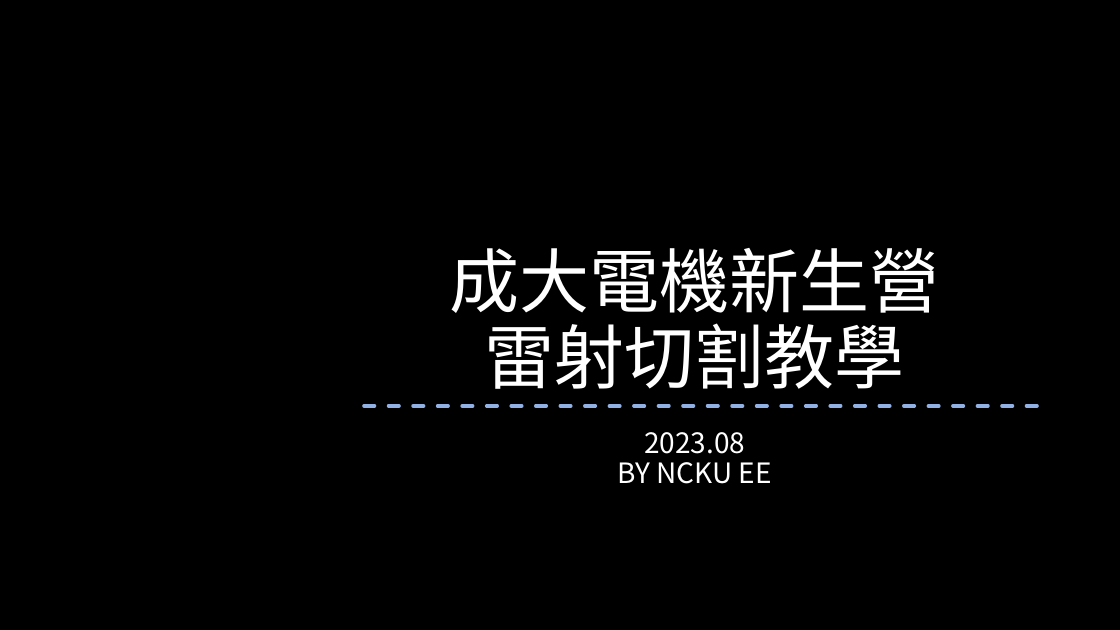
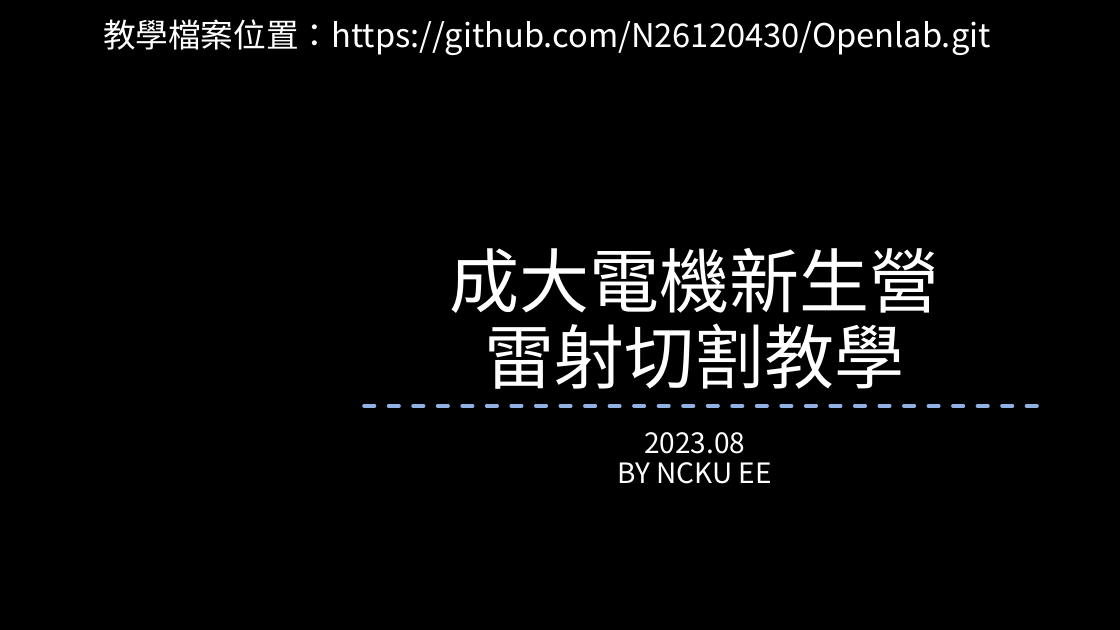
Before and after one commit to N26120430/Openlab, a slide deck: slide 1 of 雷射切割_教學講義/雷切講義.pptx. Drawn at 1120x630 pixels with LibreOffice and Linux fonts; fonts in the diff are those of the drawing; background and template pictures are left out. Boxes give left, top, right and bottom in pixels: in the first picture for what was removed or moved away, otherwise in the second. Text is boxed around its words. In the diff, an @@ line names an element or a change of style, - is before the commit and + after.

```diff
--- a/雷射切割_教學講義/雷切講義.pptx
+++ b/雷射切割_教學講義/雷切講義.pptx
@@ text added at [103, 19, 991, 55], 28 pt, text #FFFFFF @@
+教學檔案位置：https://github.com/N26120430/Openlab.git
```
